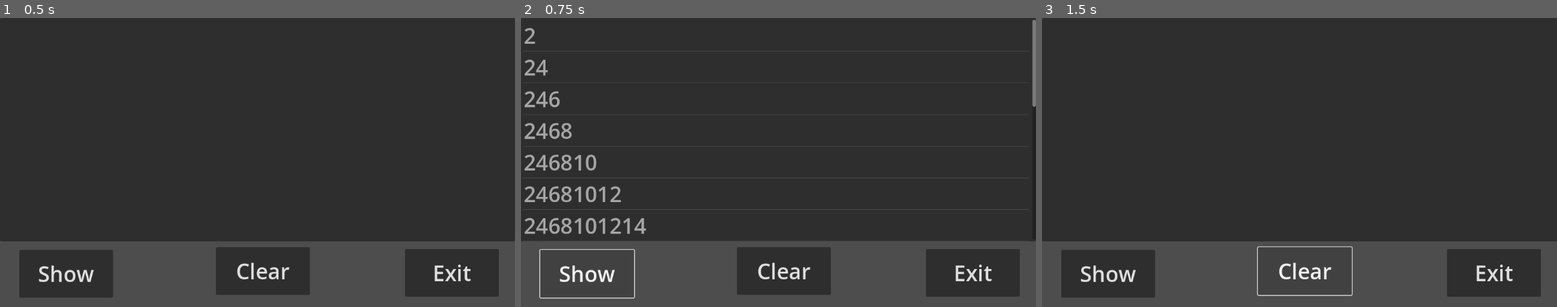
Above: before the commit, frames 1-3 (left to right).
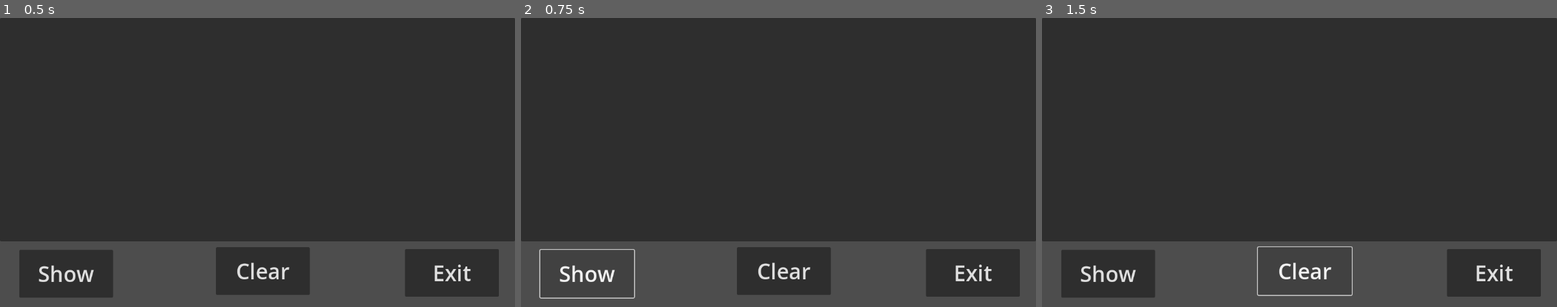
Above: after the commit, the same moments.

Repository: owenreal/game-design-1
Game: Godot game, scene res://Langdocs/122b.tscn
Two runs of this game, one before a commit and one after it. Both use one fixed random seed, a clock stepped at 60 frames per second and the inputs below. The project has no main scene, so this scene is started directly.
Inputs:
- Up to frame 1 (0.5 s): no input
- Up to frame 2 (0.75 s): click "Show" at 0.5 s
- Up to frame 3 (1.5 s): click "Clear" at 1.25 s

Frame 1 is identical in both runs. In frame 2, 2.8% of the frame differs, in the area x 0-100%, y 0-75%; in frame 3, nothing differs.

Commit message:
9/23 122b failure

Diff:
--- a/122b.gd
+++ b/122b.gd
@@ -1,16 +1 @@
 extends Control
-
-func _on_btn_show_pressed() -> void:
-	var line = ""
-	for num in range(2, 36+1, 2):
-			line += str(num)
-			$ItemList.add_item(line)
-
-#fix this its weird
-
-func _on_btn_clear_pressed() -> void:
-	$ItemList.clear()
-
-
-func _on_btn_exit_pressed() -> void:
-	get_tree().quit()
--- /dev/null
+++ b/Langdocs/prog_122c.tscn
@@ -0,0 +1,87 @@
+[gd_scene load_steps=3 format=3 uid="uid://drx48wgfuqyep"]
+
+[ext_resource type="Script" path="res://prog_122c.gd" id="1_8hog1"]
+[ext_resource type="Theme" uid="uid://1r65p8sxjs8f" path="res://big_font.tres" id="2_l28ux"]
+
+[node name="Prog122c" type="Control"]
+layout_mode = 3
+anchors_preset = 15
+anchor_right = 1.0
+anchor_bottom = 1.0
+grow_horizontal = 2
+grow_vertical = 2
+script = ExtResource("1_8hog1")
+
+[node name="ItemList" type="ItemList" parent="."]
+layout_mode = 0
+offset_left = 89.0
+offset_top = 131.0
+offset_right = 237.0
+offset_bottom = 496.0
+theme = ExtResource("2_l28ux")
+
+[node name="ItemList2" type="ItemList" parent="."]
+layout_mode = 0
+offset_left = 363.0
+offset_top = 129.0
+offset_right = 511.0
+offset_bottom = 497.0
+theme = ExtResource("2_l28ux")
+
+[node name="ItemList3" type="ItemList" parent="."]
+layout_mode = 0
+offset_left = 641.0
+offset_top = 132.0
+offset_right = 789.0
+offset_bottom = 505.0
+theme = ExtResource("2_l28ux")
+
+[node name="ItemList4" type="ItemList" parent="."]
+layout_mode = 0
+offset_left = 911.0
+offset_top = 138.0
+offset_right = 1059.0
+offset_bottom = 511.0
+theme = ExtResource("2_l28ux")
+
+[node name="Label" type="Label" parent="."]
+layout_mode = 0
+offset_left = 410.0
+offset_top = 22.0
+offset_right = 730.0
+offset_bottom = 89.0
+theme = ExtResource("2_l28ux")
+text = "Function Lists"
+horizontal_alignment = 1
+vertical_alignment = 1
+
+[node name="btnCalc" type="Button" parent="."]
+layout_mode = 0
+offset_left = 97.0
+offset_top = 519.0
+offset_right = 337.0
+offset_bottom = 626.0
+theme = ExtResource("2_l28ux")
+text = "Calculate"
+
+[node name="btnClear" type="Button" parent="."]
+layout_mode = 0
+offset_left = 452.0
+offset_top = 519.0
+offset_right = 692.0
+offset_bottom = 626.0
+theme = ExtResource("2_l28ux")
+text = "Clear"
+
+[node name="btnExit" type="Button" parent="."]
+layout_mode = 0
+offset_left = 827.0
+offset_top = 519.0
+offset_right = 1067.0
+offset_bottom = 626.0
+theme = ExtResource("2_l28ux")
+text = "Exit"
+
+[connection signal="pressed" from="btnCalc" to="." method="_on_btn_calc_pressed"]
+[connection signal="pressed" from="btnClear" to="." method="_on_btn_clear_pressed"]
+[connection signal="pressed" from="btnExit" to="." method="_on_btn_exit_pressed"]
--- /dev/null
+++ b/Langdocs/prog_152a.gd
@@ -0,0 +1,16 @@
+extends Control
+
+func _on_btn_calc_pressed() -> void:
+	var mySum = 0
+	var lcv = 3 # loop control
+	while lcv <= 9669:
+		mySum += lcv
+		$ItemList.add_item(str(mySum))
+		lcv += 3
+	# for lcv in range (3, 9670, 3):
+
+func _on_btn_clear_pressed() -> void:
+	$ItemList.clear()
+
+func _on_btn_exit_pressed() -> void:
+	get_tree().quit()
--- /dev/null
+++ b/Langdocs/prog_152a.tscn
@@ -0,0 +1,49 @@
+[gd_scene load_steps=3 format=3 uid="uid://bxhphaq64lpyh"]
+
+[ext_resource type="Script" path="res://Langdocs/prog_152a.gd" id="1_6qahj"]
+[ext_resource type="Theme" uid="uid://1r65p8sxjs8f" path="res://big_font.tres" id="1_jooka"]
+
+[node name="Prog152a" type="Control"]
+layout_mode = 3
+anchors_preset = 15
+anchor_right = 1.0
+anchor_bottom = 1.0
+grow_horizontal = 2
+grow_vertical = 2
+script = ExtResource("1_6qahj")
+
+[node name="ItemList" type="ItemList" parent="."]
+layout_mode = 0
+offset_right = 1148.0
+offset_bottom = 491.0
+
+[node name="btnCalc" type="Button" parent="."]
+layout_mode = 0
+offset_left = 40.0
+offset_top = 511.0
+offset_right = 240.0
+offset_bottom = 626.0
+theme = ExtResource("1_jooka")
+text = "Calculate"
+
+[node name="btnClear" type="Button" parent="."]
+layout_mode = 0
+offset_left = 444.0
+offset_top = 509.0
+offset_right = 666.0
+offset_bottom = 624.0
+theme = ExtResource("1_jooka")
+text = "Clear"
+
+[node name="btnExit" type="Button" parent="."]
+layout_mode = 0
+offset_left = 882.0
+offset_top = 508.0
+offset_right = 1104.0
+offset_bottom = 623.0
+theme = ExtResource("1_jooka")
+text = "Exit"
+
+[connection signal="pressed" from="btnCalc" to="." method="_on_btn_calc_pressed"]
+[connection signal="pressed" from="btnClear" to="." method="_on_btn_clear_pressed"]
+[connection signal="pressed" from="btnExit" to="." method="_on_btn_exit_pressed"]
--- /dev/null
+++ b/prog_122c.gd
@@ -0,0 +1,31 @@
+extends Control
+
+
+
+func _on_btn_calc_pressed() -> void:
+	for num in range(2, 10+1, 2):
+		var line1 = str(num)
+		$ItemList.add_item(line1)
+
+	for num in range(3, 11+1, 3):
+		var line2 = str(num)
+		$ItemList2.add_item(line2)
+
+	for num in range(4, 20+1, 4):
+		var line3 = str(num)
+		$ItemList3.add_item(line3)
+
+	var step = 12
+	for num in range(4, 100, step):
+		var line4 = str(num)
+		step += 8
+		$ItemList4.add_item(line4)
+		#fix more
+
+func _on_btn_clear_pressed() -> void:
+	var resets = [$ItemList, $ItemList2, $ItemList3, $ItemList4]
+	for num in resets:
+		num.clear()
+
+func _on_btn_exit_pressed() -> void:
+	get_tree().quit()
